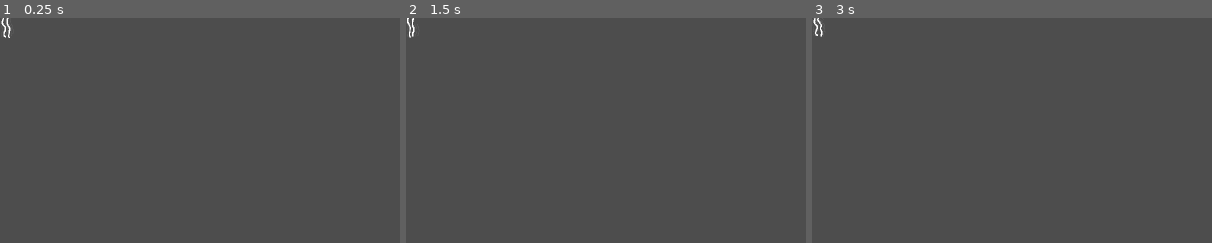
Above: before the commit, frames 1-3 (left to right).
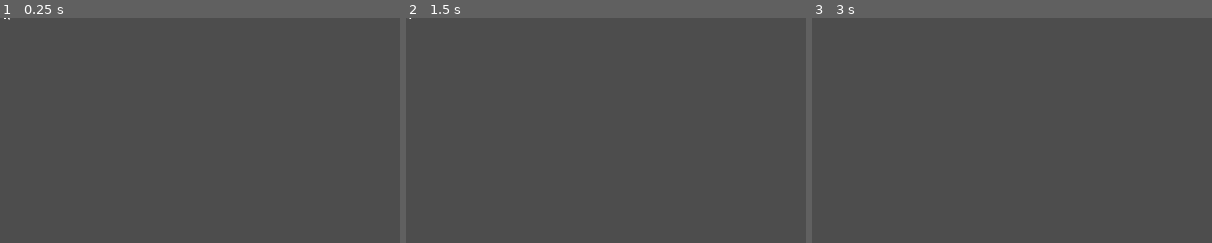
Above: after the commit, the same moments.

Repository: dougwhite/wave-length
Game: Godot game, scene res://scenes/enemies/jellyfish.tscn
Same seed, same stepped clock (60 frames per second), same inputs: the game is played once before the commit and once after it. This scene is started directly instead of the project's main scene.
Inputs (mouse positions are % of the whole screen's width and height, from its top left):
- Up to frame 1 (0.25 s): no input
- Up to frame 2 (1.5 s): tap Enter (ui_accept) at 0.5, 0.77 s; move the mouse to (72, 45) at 0.52 s; hold Right (move_right) 0.53-1.28 s; hold Space (dodge_roll) 0.53-1.28 s; click (72, 45) at 0.67 s; move the mouse to (30, 55) at 1.27 s; hold S (move_down) from 1.28 s (still down); tap Shift (fine_tune) at 1.35 s
- Up to frame 3 (3 s): tap Enter (ui_accept) at 1.52 s; move the mouse to (60, 28) at 2.02 s; release S (move_down) at 2.03 s; press the mouse at (60, 28) at 2.03 s; hold Right (move_right) 2.03-2.78 s; move the mouse to (45, 70) at 2.77 s; release the mouse at (45, 70) at 2.78 s; hold Up (move_up) from 2.78 s (still down); tap E (interact) at 2.85 s; click (45, 70) at 2.92 s
The pictures show only the part of the screen within x 0-50%, y 0-50%; the shares and areas given below are measured in that part.

The runs differ from the first frame. In frame 1, 0.1% of the frame differs, in the area x 0-3%, y 0-9%; in frame 2, less than 0.1%; in frame 3, 0.1%.
Error in both runs: Invalid call. Nonexistent function 'new_goal' in base 'Nil'. (res://scripts/enemies/jellyfish.gd:21)

Commit message:
Make solar panels invulnerable between waves. Make jellyfish y-sort correctly. Set wave zindex above trees

Diff:
--- a/scenes/enemies/jellyfish.tscn
+++ b/scenes/enemies/jellyfish.tscn
@@ -261,13 +261,15 @@
 [node name="glow" type="AnimatedSprite2D" parent="."]
 sprite_frames = SubResource("SpriteFrames_4cv0g")
 autoplay = "default"
+offset = Vector2(0, -43.69)
 
 [node name="sprite" type="AnimatedSprite2D" parent="."]
 sprite_frames = SubResource("SpriteFrames_ywsy2")
 autoplay = "default"
+offset = Vector2(0, -43.69)
 
 [node name="CollisionShape2D" type="CollisionShape2D" parent="."]
-visible = false
+position = Vector2(0, -48)
 shape = SubResource("CapsuleShape2D_undyx")
 
 [node name="alien_noise" type="AudioStreamPlayer" parent="."]
--- a/scenes/objects/solar_panel.tscn
+++ b/scenes/objects/solar_panel.tscn
@@ -7,6 +7,45 @@
 
 [sub_resource type="RectangleShape2D" id="RectangleShape2D_pp3y5"]
 size = Vector2(155, 15.5)
+
+[sub_resource type="Animation" id="Animation_5sgot"]
+length = 0.001
+tracks/0/type = "value"
+tracks/0/imported = false
+tracks/0/enabled = true
+tracks/0/path = NodePath("sprite:visible")
+tracks/0/interp = 1
+tracks/0/loop_wrap = true
+tracks/0/keys = {
+"times": PackedFloat32Array(0),
+"transitions": PackedFloat32Array(1),
+"update": 1,
+"values": [true]
+}
+tracks/1/type = "value"
+tracks/1/imported = false
+tracks/1/enabled = true
+tracks/1/path = NodePath("CollisionShape2D:disabled")
+tracks/1/interp = 1
+tracks/1/loop_wrap = true
+tracks/1/keys = {
+"times": PackedFloat32Array(0),
+"transitions": PackedFloat32Array(1),
+"update": 1,
+"values": [false]
+}
+tracks/2/type = "value"
+tracks/2/imported = false
+tracks/2/enabled = true
+tracks/2/path = NodePath("explode_noise:playing")
+tracks/2/interp = 1
+tracks/2/loop_wrap = true
+tracks/2/keys = {
+"times": PackedFloat32Array(0),
+"transitions": PackedFloat32Array(1),
+"update": 1,
+"values": [false]
+}
 
 [sub_resource type="Animation" id="Animation_gfuqm"]
 resource_name = "explode"
@@ -61,45 +100,6 @@
 }]
 }
 
-[sub_resource type="Animation" id="Animation_5sgot"]
-length = 0.001
-tracks/0/type = "value"
-tracks/0/imported = false
-tracks/0/enabled = true
-tracks/0/path = NodePath("sprite:visible")
-tracks/0/interp = 1
-tracks/0/loop_wrap = true
-tracks/0/keys = {
-"times": PackedFloat32Array(0),
-"transitions": PackedFloat32Array(1),
-"update": 1,
-"values": [true]
-}
-tracks/1/type = "value"
-tracks/1/imported = false
-tracks/1/enabled = true
-tracks/1/path = NodePath("CollisionShape2D:disabled")
-tracks/1/interp = 1
-tracks/1/loop_wrap = true
-tracks/1/keys = {
-"times": PackedFloat32Array(0),
-"transitions": PackedFloat32Array(1),
-"update": 1,
-"values": [false]
-}
-tracks/2/type = "value"
-tracks/2/imported = false
-tracks/2/enabled = true
-tracks/2/path = NodePath("explode_noise:playing")
-tracks/2/interp = 1
-tracks/2/loop_wrap = true
-tracks/2/keys = {
-"times": PackedFloat32Array(0),
-"transitions": PackedFloat32Array(1),
-"update": 1,
-"values": [false]
-}
-
 [sub_resource type="AnimationLibrary" id="AnimationLibrary_s2lhf"]
 _data = {
 &"RESET": SubResource("Animation_5sgot"),
@@ -122,6 +122,7 @@
 
 [node name="Health" parent="." instance=ExtResource("2_pp3y5")]
 max_health = 20
+invulnerable = true
 
 [node name="explode_noise" type="AudioStreamPlayer" parent="."]
 stream = ExtResource("4_gfuqm")
--- a/scenes/projectiles/wave.tscn
+++ b/scenes/projectiles/wave.tscn
@@ -4,6 +4,7 @@
 [ext_resource type="Texture2D" uid="uid://derkpytercprk" path="res://art/wave.png" id="1_kp3cm"]
 
 [node name="Wave" type="Area2D"]
+z_index = 1
 script = ExtResource("1_gkivl")
 
 [node name="wave_sprite" type="Sprite2D" parent="."]
--- a/scripts/health.gd
+++ b/scripts/health.gd
@@ -2,7 +2,7 @@
 extends Node
 
 @export var max_health: int = 100
-var invulnerable: bool = false
+@export var invulnerable: bool = false
 var current_health: int
 
 signal health_changed(_current: int, _max: int)
--- a/scripts/narrative/narrative_manager.gd
+++ b/scripts/narrative/narrative_manager.gd
@@ -685,6 +685,9 @@
 	# Set the solar panels objective health target
 	objectives.show_health_bar(solar_panels.get_node("Health") as Health, "Solar Panels Remaining")
 
+	# Make the solar panels vulnerable
+	solar_panels.set_invulnerable(false)
+
 	# Start the second wave
 	enemy_wave_manager.start_wave(1)
 
@@ -693,6 +696,9 @@
 
 	# Complete the objective
 	objectives.complete_objective()
+
+	# Make the solar panels invulnerable again
+	solar_panels.set_invulnerable(true)
 
 	current_stage = Stage.AN_IDEA
 	start_story()
--- a/scripts/solar_panels.gd
+++ b/scripts/solar_panels.gd
@@ -21,3 +21,12 @@
 
 func _on_solar_panel_panel_died():
 	health.take_damage(20, null)
+
+func set_invulnerable(invulnerable: bool = true):
+	(solar_panel_1.get_node("Health") as Health).invulnerable = invulnerable
+	(solar_panel_2.get_node("Health") as Health).invulnerable = invulnerable
+	(solar_panel_3.get_node("Health") as Health).invulnerable = invulnerable
+	(solar_panel_4.get_node("Health") as Health).invulnerable = invulnerable
+	(solar_panel_5.get_node("Health") as Health).invulnerable = invulnerable
+	(solar_panel_6.get_node("Health") as Health).invulnerable = invulnerable
+	(solar_panel_7.get_node("Health") as Health).invulnerable = invulnerable
